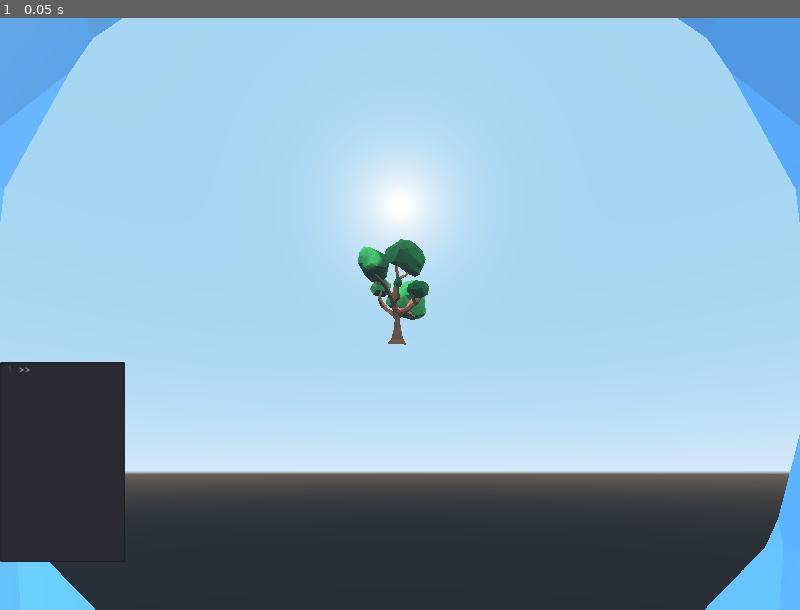
Above: before the commit, frame 1.
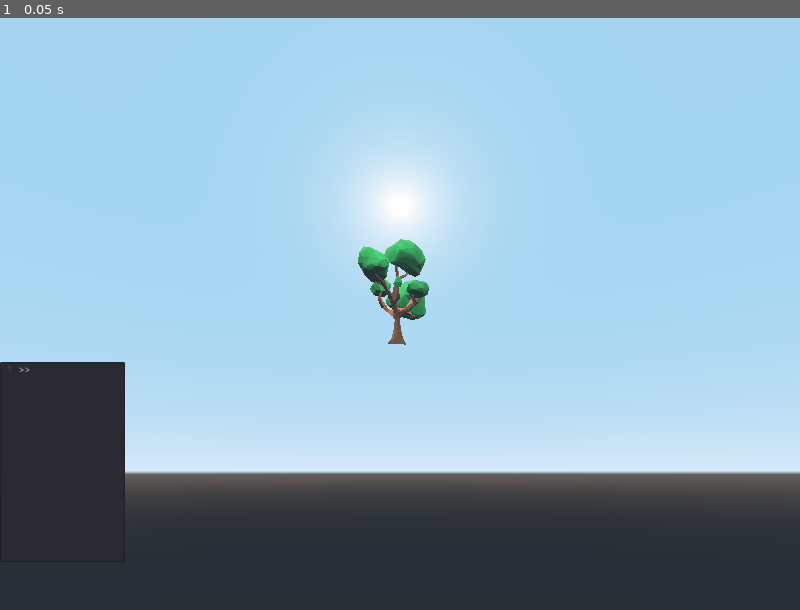
Above: after the commit, the same moment.

Repository: RudyFisher7/Terminal
Game: Godot game, scene res://Main.tscn
Two runs of this game, one before a commit and one after it. Both use one fixed random seed, a clock stepped at 60 frames per second and the inputs below.
Inputs:
- Up to frame 1 (0.05 s): no input

The runs differ from the first frame. In frame 1, 6.2% of the frame differs, in the area x 0-100%, y 0-100%.

Commit message:
Just did some code refactoring for the game world's sun. It is its own scene now. Also got the sun and sky to stop casting shadows.

Diff:
--- a/Main.tscn
+++ b/Main.tscn
@@ -1,7 +1,8 @@
-[gd_scene load_steps=7 format=2]
+[gd_scene load_steps=8 format=2]
 
 [ext_resource path="res://Terminal.tscn" type="PackedScene" id=1]
-[ext_resource path="res://assets/sun.obj" type="ArrayMesh" id=4]
+[ext_resource path="res://assets/materials/shadeless_material.tres" type="Material" id=2]
+[ext_resource path="res://Sun.tscn" type="PackedScene" id=3]
 [ext_resource path="res://assets/field.obj" type="ArrayMesh" id=5]
 [ext_resource path="res://assets/tree-big.obj" type="ArrayMesh" id=6]
 [ext_resource path="res://assets/sky.obj" type="ArrayMesh" id=7]
@@ -20,32 +21,15 @@
 material/0 = ExtResource( 8 )
 
 [node name="sky" type="MeshInstance" parent="."]
+transform = Transform( 2, 0, 0, 0, 2, 0, 0, 0, 2, 0, 0, 0 )
 layers = 524288
+cast_shadow = 0
 mesh = ExtResource( 7 )
-material/0 = ExtResource( 8 )
+material/0 = ExtResource( 2 )
 
 [node name="tree-big" type="MeshInstance" parent="."]
 transform = Transform( 1, 0, 0, 0, 1, 0, 0, 0, 1, 0, 0, -5.455 )
 mesh = ExtResource( 6 )
 material/0 = ExtResource( 8 )
 
-[node name="Sun" type="Position3D" parent="."]
-
-[node name="Position3D" type="Position3D" parent="Sun"]
-transform = Transform( 1, 0, 0, 0, 1, 0, 0, 0, 1, 0, 89.9289, 0 )
-
-[node name="sun" type="MeshInstance" parent="Sun/Position3D"]
-layers = 524288
-mesh = ExtResource( 4 )
-skeleton = NodePath("../../..")
-material/0 = ExtResource( 8 )
-
-[node name="DirectionalLight" type="DirectionalLight" parent="Sun/Position3D"]
-transform = Transform( 1, 0, 0, 0, 1.19249e-08, 1, 0, -1, 1.19249e-08, 0, 0, 0 )
-light_specular = 2.0
-light_cull_mask = 4294443007
-shadow_enabled = true
-
-[node name="EnvironmentLight" type="DirectionalLight" parent="."]
-layers = 524288
-light_cull_mask = 4294443008
+[node name="Sun" parent="." instance=ExtResource( 3 )]
--- a/Sky.gd
+++ /dev/null
@@ -1,26 +0,0 @@
-extends WorldEnvironment
-
-# TODO
-#####################################################################
-# Singleton that keeps track of all high-level properties of the
-# game world. Is also able to manipulate those properties through
-# signals which other nodes must subscribe to.
-#####################################################################
-
-
-func _ready():
-	var sig : String = "sky_changed"
-	var method : String = "_on_WorldManager_sky_changed"
-	WorldManager.connect(sig, self, method)
-
-
-func _on_WorldManager_sky_changed(cmd) -> void:
-	match cmd[1]:
-		"sun":
-			_set_sun_latitude(float(cmd[2]))
-
-
-func _set_sun_latitude(latitude : float) -> void:
-	var sky : Sky = get_environment().background_sky
-	sky.sun_latitude = latitude
-	print("sun lat: " + String(sky.sun_latitude))
--- /dev/null
+++ b/Sun.gd
@@ -0,0 +1,33 @@
+extends Position3D
+
+
+# TODO
+#####################################################################
+# Defines functionality of the world's sun
+#####################################################################
+
+
+func _ready():
+	var sig : String = "sun_changed"
+	var method : String = "_on_WorldManager_sun_changed"
+	WorldManager.connect(sig, self, method)
+
+
+func _process(delta) -> void:
+	pass
+
+
+func _on_WorldManager_sun_changed(cmd) -> void:
+	match cmd[1]:
+		"speed":
+			_set_speed(float(cmd[2]))
+		"time":
+			_set_time_of_day(cmd[2])
+
+
+func _set_speed(speed : float) -> void:
+	pass
+
+
+func _set_time_of_day(time_of_day : Vector2) -> void:
+	pass
--- /dev/null
+++ b/Sun.tscn
@@ -0,0 +1,26 @@
+[gd_scene load_steps=4 format=2]
+
+[ext_resource path="res://assets/sun.obj" type="ArrayMesh" id=1]
+[ext_resource path="res://assets/materials/shadeless_material.tres" type="Material" id=2]
+[ext_resource path="res://Sun.gd" type="Script" id=3]
+
+[node name="Sun" type="Position3D"]
+script = ExtResource( 3 )
+
+[node name="Pivot" type="Position3D" parent="."]
+
+[node name="Position3D" type="Position3D" parent="Pivot"]
+transform = Transform( 1, 0, 0, 0, 1, 0, 0, 0, 1, 0, 188.445, 0 )
+
+[node name="sun" type="MeshInstance" parent="Pivot/Position3D"]
+layers = 524288
+cast_shadow = 0
+mesh = ExtResource( 1 )
+skeleton = NodePath("../../../..")
+material/0 = ExtResource( 2 )
+
+[node name="DirectionalLight" type="DirectionalLight" parent="Pivot/Position3D"]
+transform = Transform( 1, 0, 0, 0, 1.19249e-08, 1, 0, -1, 1.19249e-08, 0, 0, 0 )
+light_specular = 2.0
+light_cull_mask = 4294474783
+shadow_enabled = true
--- a/WorldManager.gd
+++ b/WorldManager.gd
@@ -7,7 +7,7 @@
 # signals which other nodes must subscribe to.
 #####################################################################
 
-signal sky_changed(cmd)
+signal sun_changed(cmd)
 
 
 # Called when the node enters the scene tree for the first time.
@@ -22,5 +22,5 @@
 
 func _on_Terminal_cmd_executed(parsed_cmd) -> void:
 	match parsed_cmd[0]:
-		"sky":
-			emit_signal("sky_changed", parsed_cmd)
+		"sun":
+			emit_signal("sun_changed", parsed_cmd)
--- /dev/null
+++ b/assets/materials/shadeless_material.tres
@@ -0,0 +1,13 @@
+[gd_resource type="SpatialMaterial" load_steps=2 format=2]
+
+[ext_resource path="res://assets/materials/3 Pallets.png" type="Texture" id=1]
+
+[resource]
+flags_transparent = true
+flags_unshaded = true
+params_diffuse_mode = 2
+params_specular_mode = 1
+params_depth_draw_mode = 3
+params_use_alpha_scissor = true
+params_alpha_scissor_threshold = 0.98
+albedo_texture = ExtResource( 1 )
